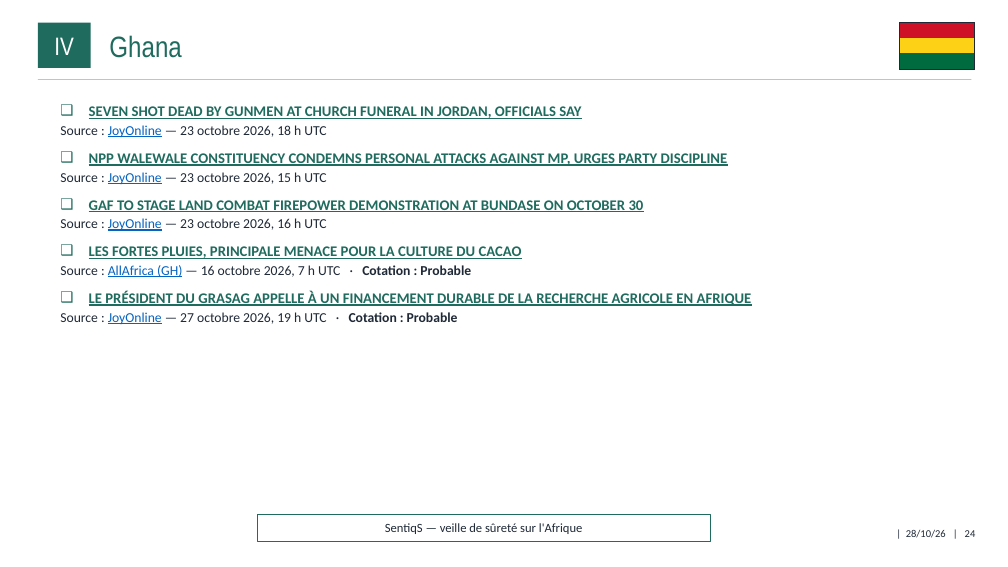
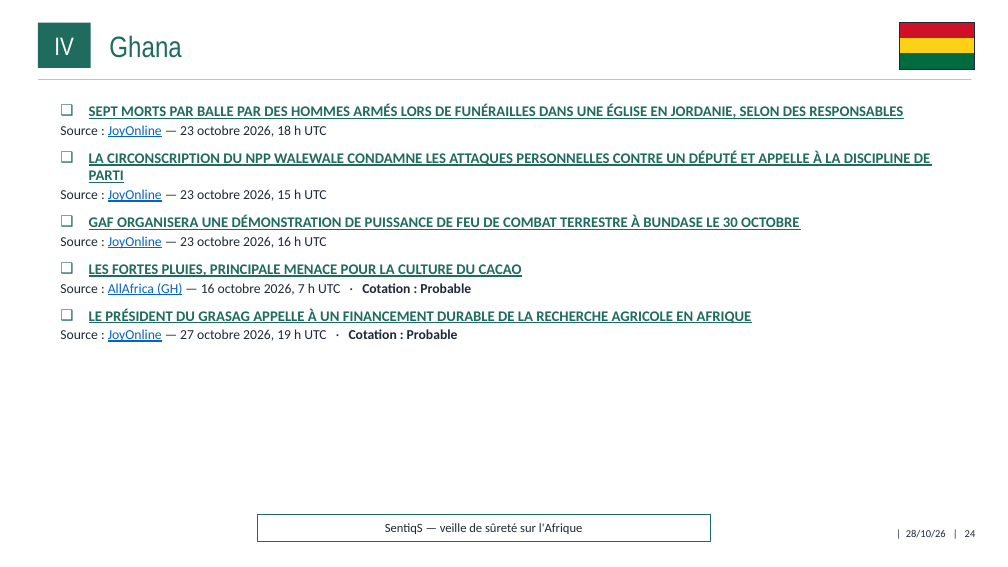
Before and after one commit to ytl1-ops/SentiqS, a slide deck: slide 24 of web/rapports/mensuel/2026-10.pptx. Drawn at 1008x567 pixels with LibreOffice and Linux fonts; fonts in the diff are those of the drawing. Boxes give left, top, right and bottom in pixels: in the first picture for what was removed or moved away, otherwise in the second. Text is boxed around its words. In the diff, an @@ line names an element or a change of style, - is before the commit and + after.

```diff
--- a/web/rapports/mensuel/2026-10.pptx
+++ b/web/rapports/mensuel/2026-10.pptx
@@ text at <box>89,104,903,119</box>: text changed @@
-❑ SEVEN SHOT DEAD BY GUNMEN AT CHURCH FUNERAL IN JORDAN, OFFICIALS SAY
+❑ SEPT MORTS PAR BALLE PAR DES HOMMES ARMÉS LORS DE FUNÉRAILLES DANS UNE ÉGLISE EN JORDANIE, SELON DES RESPONSABLES
@@ text at <box>89,150,930,183</box>: text changed @@
-❑ NPP WALEWALE CONSTITUENCY CONDEMNS PERSONAL ATTACKS AGAINST MP, URGES PARTY DISCIPLINE
+❑ LA CIRCONSCRIPTION DU NPP WALEWALE CONDAMNE LES ATTAQUES PERSONNELLES CONTRE UN DÉPUTÉ ET APPELLE À LA DISCIPLINE DE PARTI
@@ text at <box>89,215,799,230</box>: text changed @@
-❑ GAF TO STAGE LAND COMBAT FIREPOWER DEMONSTRATION AT BUNDASE ON OCTOBER 30
+❑ GAF ORGANISERA UNE DÉMONSTRATION DE PUISSANCE DE FEU DE COMBAT TERRESTRE À BUNDASE LE 30 OCTOBRE
```
Also in this commit, not shown: 14 other slides changed, 7 other files.
